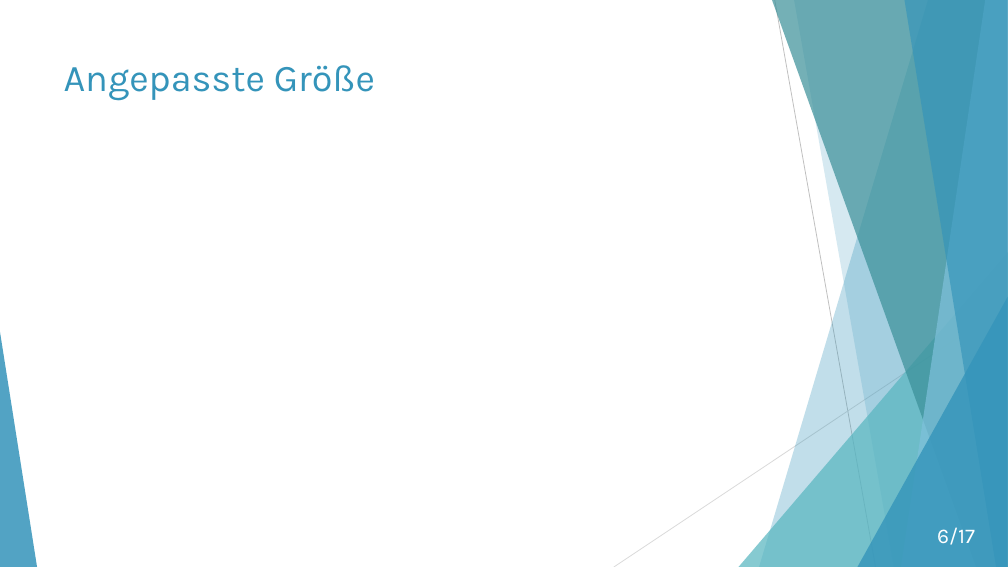
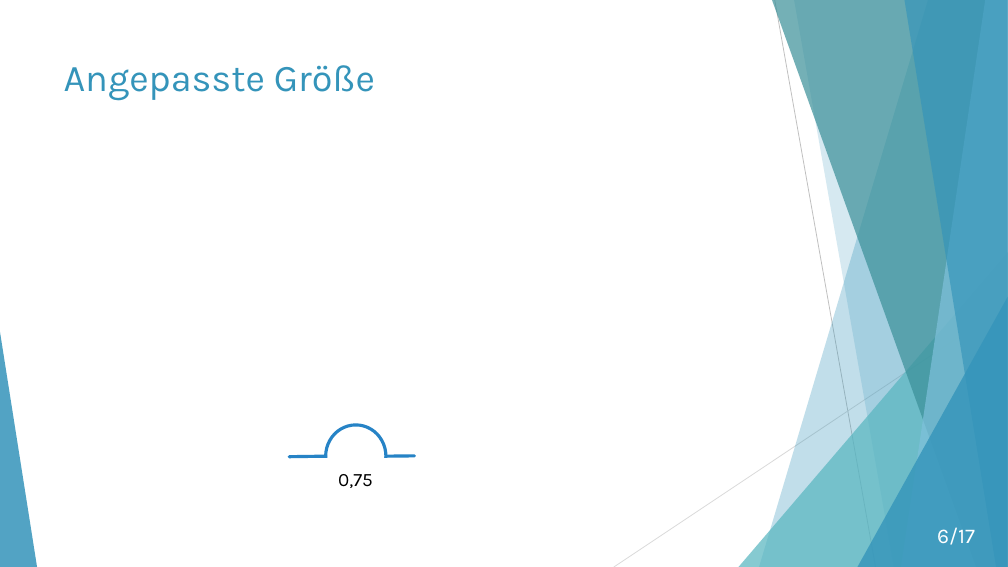
Before and after one commit to moritzhe/algokarto, a slide deck: slide 6 of Wang-Müller.pptx. Drawn at 1008x567 pixels with LibreOffice and Linux fonts; fonts in the diff are those of the drawing; grey boxes stand for pictures. Boxes give left, top, right and bottom in pixels: in the first picture for what was removed or moved away, otherwise in the second. Text is boxed around its words. In the diff, an @@ line names an element or a change of style, - is before the commit and + after.

```diff
--- a/Wang-Müller.pptx
+++ b/Wang-Müller.pptx
@@ ellipse added at bbox=[326, 425, 386, 488], outline #2683C6 3 pt @@
@@ line added from (290, 457) to (326, 456), #2683C6 3 pt @@
@@ rectangle added at bbox=[314, 460, 400, 514], fill #FFFFFF, outline #FFFFFF 3 pt @@
@@ text added at bbox=[338, 474, 373, 488], 18 pt, text #000000 @@
+0,75
@@ line added from (386, 456) to (414, 456), #2683C6 3 pt @@
```
Also in this commit, not shown: 2 other slides changed, 1 slide added, 1 slide removed.
